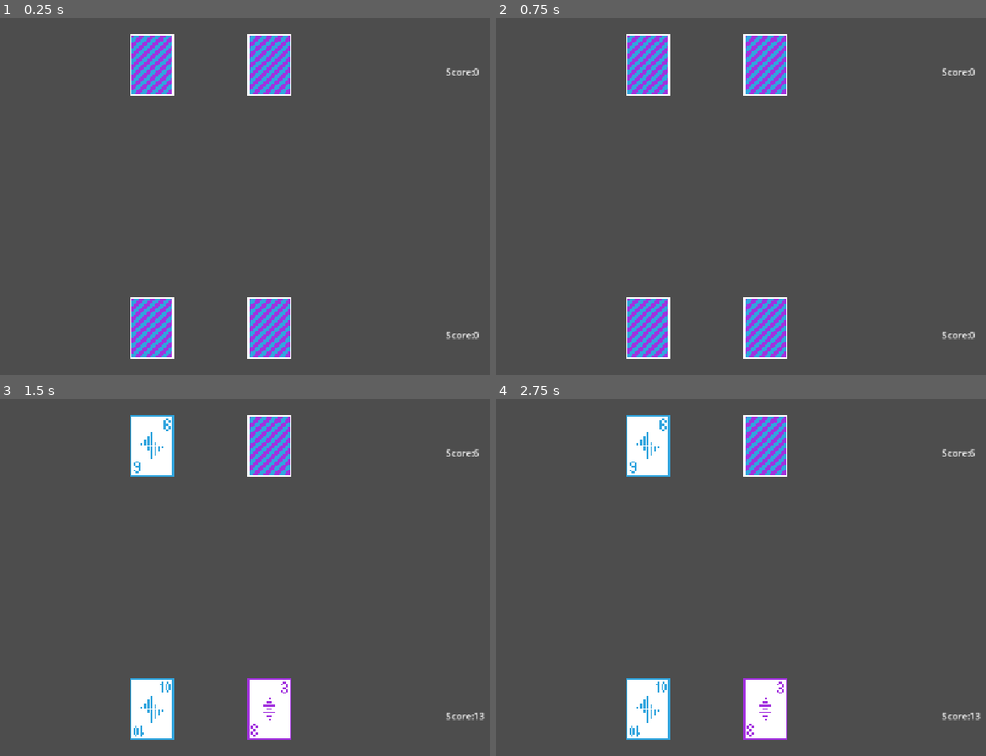
Above: before the commit, frames 1-4 (two rows, left to right).
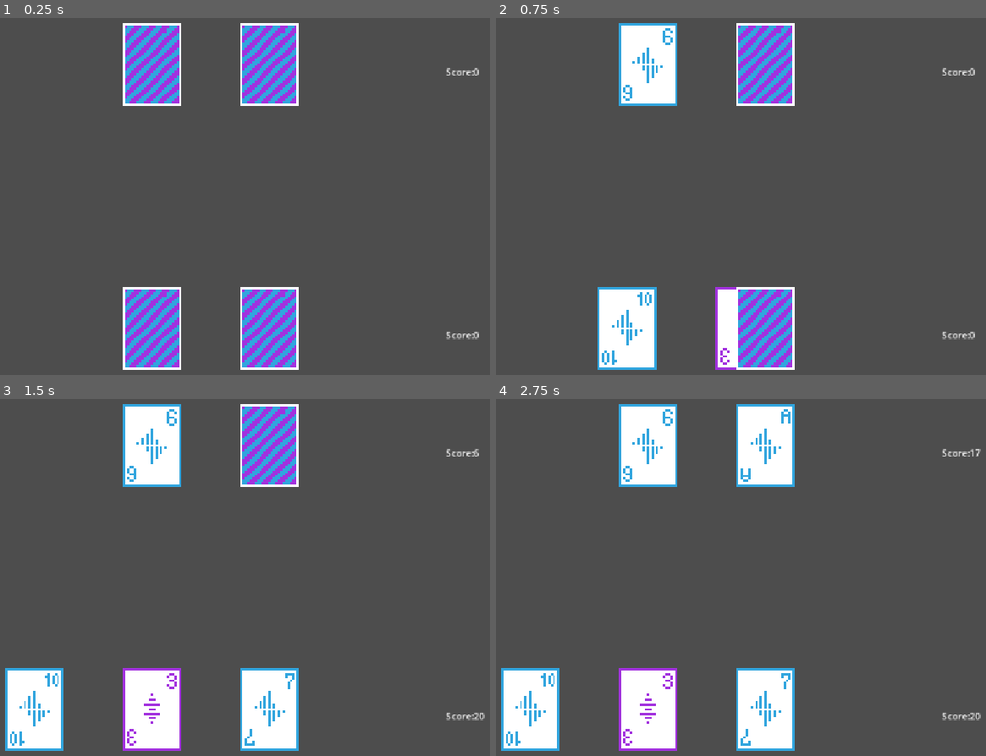
Above: after the commit, the same moments.

Repository: Nitro-87/blackjack
Game: Godot game, scene res://table.tscn
The game is run twice, just before and just after one commit, with the same random seed, the same clock (stepped at 60 frames per second) and the same inputs.
Inputs:
- Up to frame 1 (0.25 s): no input
- Up to frame 2 (0.75 s): tap Enter at 0.5 s; tap Space (hit) at 0.6 s
- Up to frame 3 (1.5 s): tap Shift (stand, bound only after the commit) at 0.8, 1.35 s
- Up to frame 4 (2.75 s): tap Space (hit) at 1.55, 2, 2.1 s; tap Shift (stand, bound only after the commit) at 2.3 s

The runs differ from the first frame. In frame 1, 8.4% of the frame differs, in the area x 25-61%, y 1-99%; in frame 2, 11%, in the area x 20-61%, y 1-99%; in frame 3, 9.7%; in frame 4, 10%.

Commit message:
added hitting and standing

Diff:
--- a/card.gd
+++ b/card.gd
@@ -30,7 +30,7 @@
 	return "res://godot-blackjack-main/Cards/sprite_" + str(value) + ".png"
 
 func flip() -> void:
-	await get_tree().create_timer(1.0).timeout
+	await get_tree().create_timer(0.75).timeout
 	var new_texture = load(card_texture())
 	$Sprite2D.texture = new_texture
 	flipped = true
--- a/card.tscn
+++ b/card.tscn
@@ -8,5 +8,5 @@
 
 [node name="Sprite2D" type="Sprite2D" parent="." unique_id=1283632956]
 texture_filter = 1
-scale = Vector2(3, 3)
+scale = Vector2(4, 4)
 texture = ExtResource("1_kikvd")
--- a/project.godot
+++ b/project.godot
@@ -27,6 +27,11 @@
 "events": [Object(InputEventKey,"resource_local_to_scene":false,"resource_name":"","device":-1,"window_id":0,"alt_press …(191 unchanged characters)…
 ]
 }
+stand={
+"deadzone": 0.2,
+"events": [Object(InputEventKey,"resource_local_to_scene":false,"resource_name":"","device":-1,"window_id":0,"alt_pressed":false,"shift_pressed":false,"ctrl_pressed":false,"meta_pressed":false,"pressed":false,"keycode":0,"physical_keycode":4194325,"key_label":0,"unicode":0,"location":0,"echo":false,"script":null)
+]
+}
 
 [physics]
 
--- a/table.gd
+++ b/table.gd
@@ -6,8 +6,8 @@
 var deck = []
 var player_hand = []
 var dealer_hand = []
-var pscore = 0
-var dscore = 0
+var dealer_hidden = null
+var player_turn = true
 
 func new_deck():
 	deck.clear()
@@ -41,6 +41,33 @@
 		aces -= 1
 	return total
 
+func hit():
+	for card in player_hand:
+		var tween = create_tween()
+		tween.tween_property(card, "position:x", card.position.x - 200, 0.75)
+	var new_card = deal_card()
+	player_hand.append(new_card)
+	new_card.position = $PlayerHand/Card2.global_position
+	new_card.flip()
+
+func dealer_hit():
+	for card in dealer_hand:
+		var tween = create_tween()
+		tween.tween_property(card, "position:x", card.position.x - 200, 0.75)
+	var new_card = deal_card()
+	dealer_hand.append(new_card)
+	new_card.position = $DealerHand/DCard2.global_position
+	new_card.flip()
+
+func stand():
+	player_turn = false
+	dealer_hidden.flip()
+	await get_tree().create_timer(1.5).timeout
+	while hand_value(dealer_hand) < 17:
+		dealer_hit()
+		await get_tree().create_timer(1.0).timeout
+
+
 func _ready() -> void:
 	new_deck()
 
@@ -59,9 +86,15 @@
 	new_card.position = $DealerHand/DCard1.global_position
 	new_card.flip()
 
-	new_card = deal_card()
-	dealer_hand.append(new_card)
-	new_card.position = $DealerHand/DCard2.global_position
+	dealer_hidden = deal_card()
+	dealer_hand.append(dealer_hidden)
+	dealer_hidden.position = $DealerHand/DCard2.global_position
+
+func _input(event):
+	if Input.is_action_just_pressed("stand") and player_turn:
+		stand()
+	if Input.is_action_just_pressed("hit") and player_turn:
+		hit()
 
 func _process(delta: float) -> void:
 	if player_hand == null:
